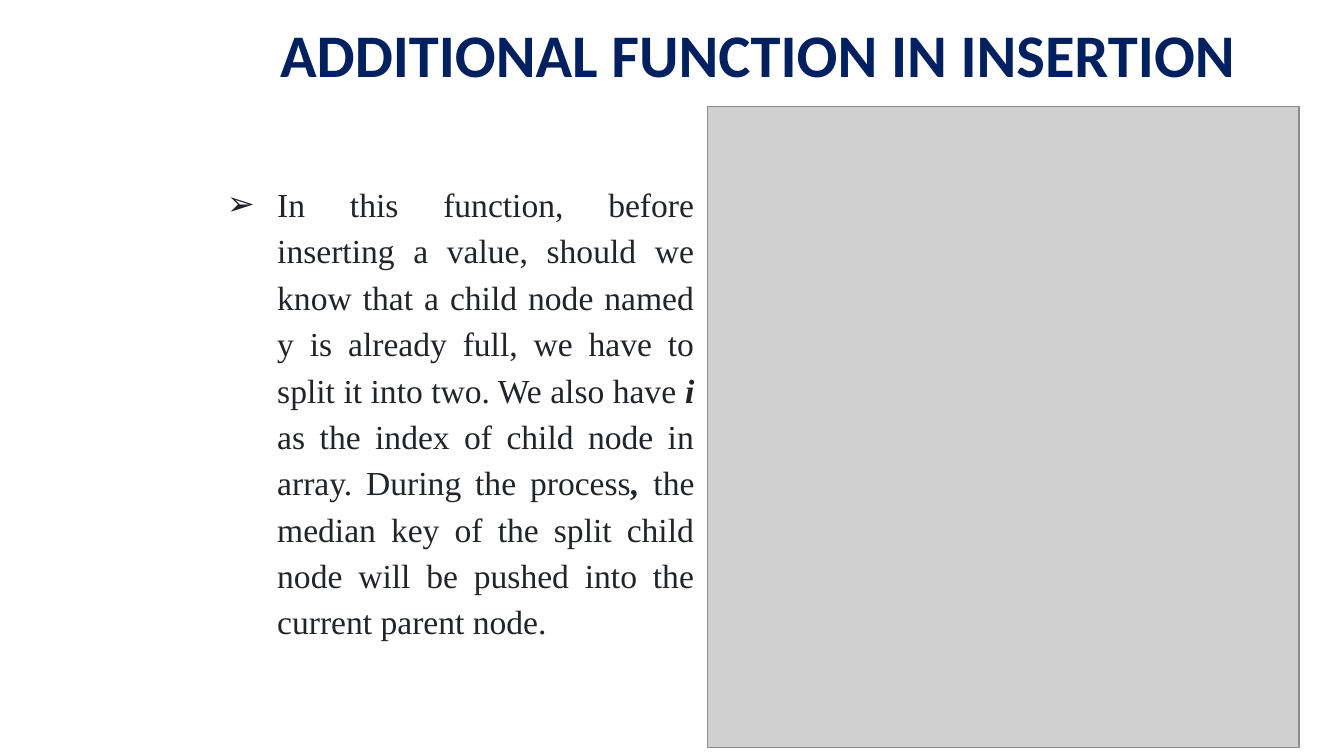
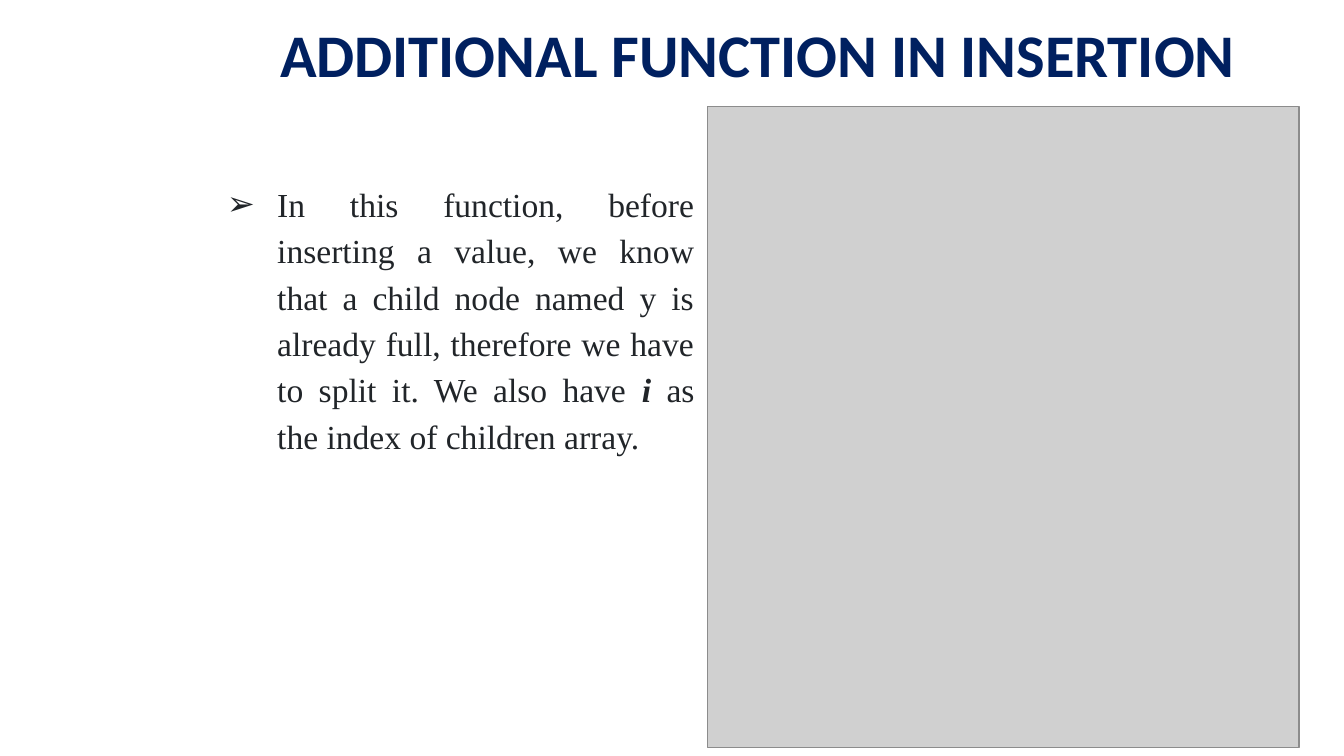
Before and after one commit to viettungvuong/Seminar, a slide deck: slide 28 of Seminarcopy.pptx (slide 26 before the commit). Drawn at 1344x756 pixels with LibreOffice and Linux fonts; fonts in the diff are those of the drawing; grey boxes stand for pictures; background and template pictures are left out. Boxes give left, top, right and bottom in pixels: in the first picture for what was removed or moved away, otherwise in the second. Text is boxed around its words. In the diff, an @@ line names an element or a change of style, - is before the commit and + after.

```diff
--- a/Seminarcopy.pptx
+++ b/Seminarcopy.pptx
@@ text at (277,193,695,455): text changed @@
-➢ In this function, before inserting a value, should we know that a child node named y is already full, we have to split it into two. We also have i as the index of child node in array. During the process, the median key of the split child node will be pushed into the current parent node.
+➢ In this function, before inserting a value, we know that a child node named y is already full, therefore we have to split it. We also have i as the index of children array.
```
Also in this commit, not shown: 2 other slides changed, 2 slides added, 2 other files.
